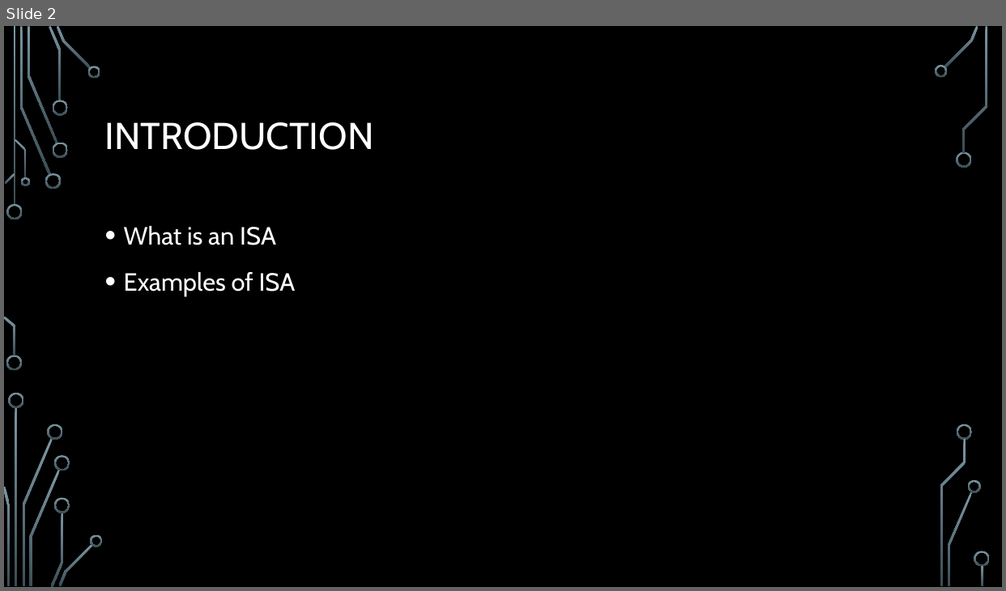
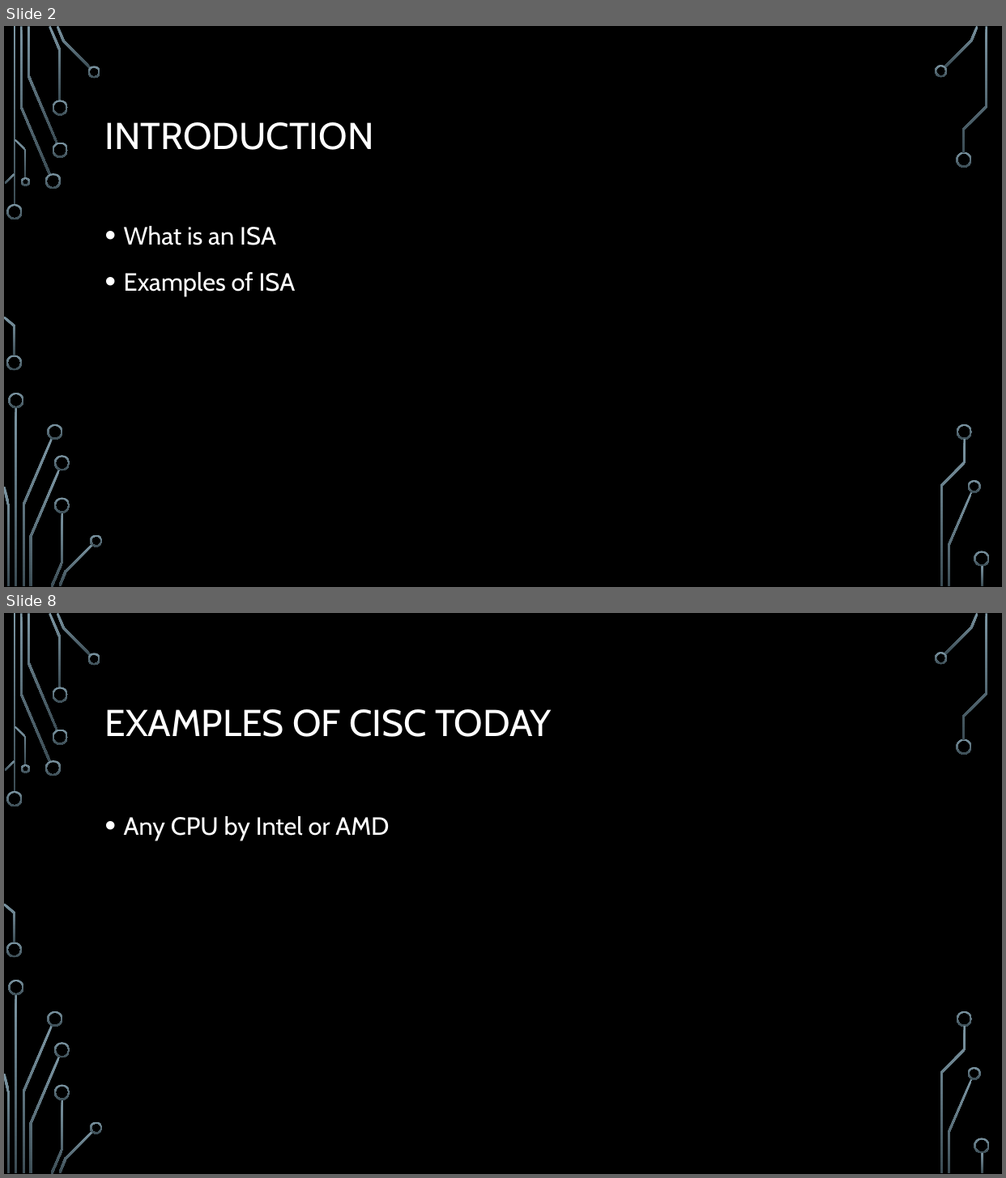
Before and after one commit to ErrkO/CSCI4800, a slide deck: Instruction Set Architecture.pptx. Shown one above the other, each under a label of ours: slide 2 before the commit, slides 2 and 8 after it; the slides between them are not shown. The pictures are 1006x591 and 1006x1178 pixels, drawn with LibreOffice and Linux fonts; fonts in the diff are those of the drawing; background and template pictures are left out. Boxes give left, top, right and bottom in pixels: in the first picture for what was removed or moved away, otherwise in the second. Text is boxed around its words. In the diff, an @@ line names an element or a change of style, - is before the commit and + after.

```diff
--- a/Instruction Set Architecture.pptx
+++ b/Instruction Set Architecture.pptx
@@ slide 8 added at bbox=[4, 613, 1002, 1174], background picture (left out); not listed: 36 template elements that a slide beside it also shows @@
@@ title added at bbox=[105, 709, 552, 737], 36 pt, text #2D2D2D @@
+EXAMPLES OF CISC TODAY
@@ text added at bbox=[124, 816, 389, 840], 24 pt, text #2D2D2D @@
+• Any CPU by Intel or AMD
```
Also in this commit, not shown: 1 slide changed, 7 other slides added, 11 other files.
